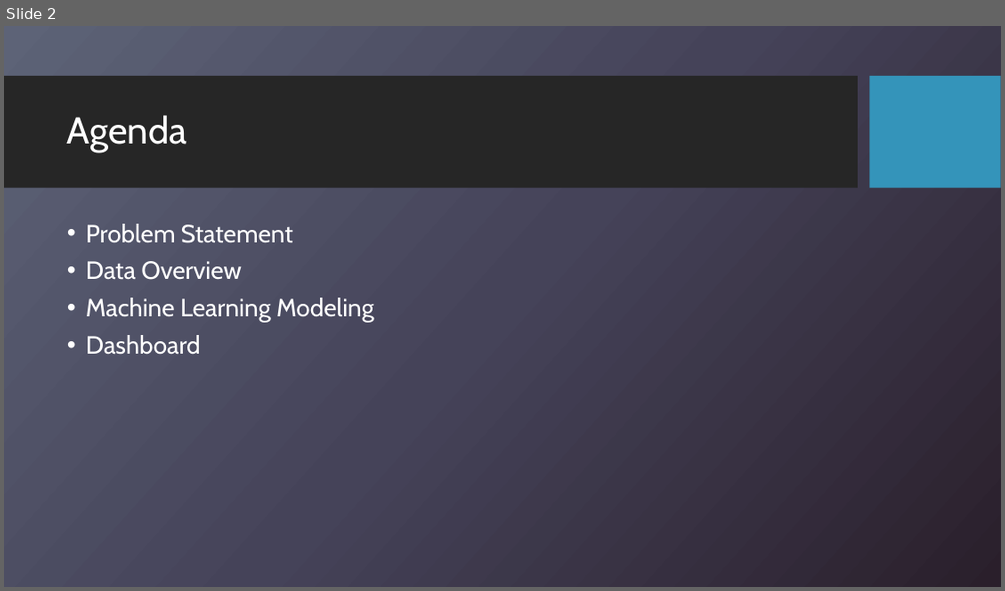
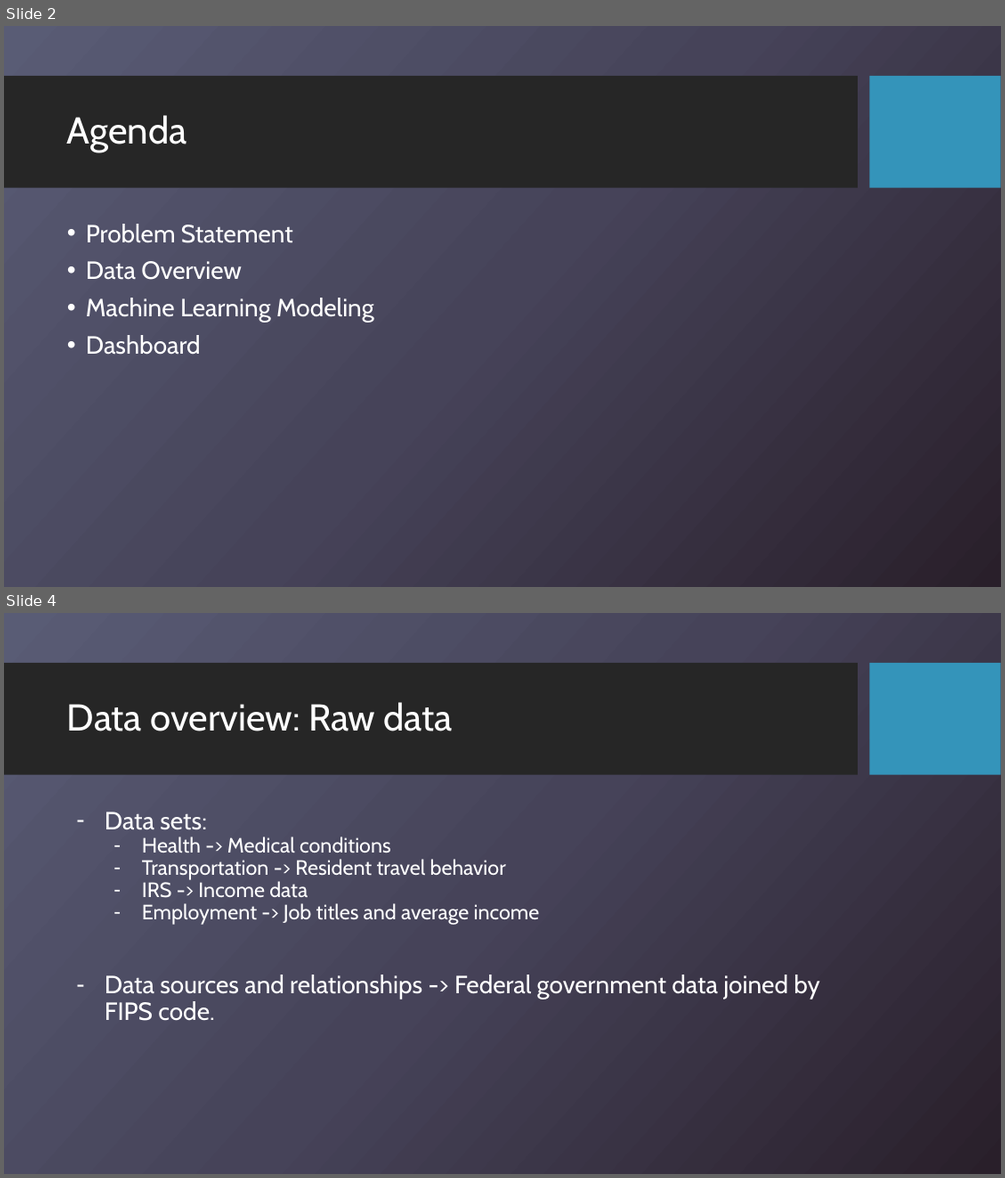
Before and after one commit to bpietrancosta/Our-Project, a slide deck: Group 2 Bootcamp Final Project - Depression Rate Predictions.pptx. Shown one above the other, each under a label of ours: slide 2 before the commit, slides 2 and 4 after it; the slides between them are not shown. The pictures are 1005x591 and 1005x1178 pixels, drawn with LibreOffice and Linux fonts; fonts in the diff are those of the drawing; background and template pictures are left out. Boxes give left, top, right and bottom in pixels: in the first picture for what was removed or moved away, otherwise in the second. Text is boxed around its words. In the diff, an @@ line names an element or a change of style, - is before the commit and + after.

```diff
--- a/Group 2 Bootcamp Final Project - Depression Rate Predictions.pptx
+++ b/Group 2 Bootcamp Final Project - Depression Rate Predictions.pptx
@@ slide 4 added at (4,613,1001,1174), background picture (left out); not listed: 2 template elements that a slide beside it also shows @@
@@ title added at (67,702,453,731), 36 pt, text #FFFFFF @@
+Data overview: Raw data
@@ text added at (105,811,819,1021), 20 pt, text #FFFFFF @@
+– Data sets:
+  – Health -> Medical conditions
+  – Transportation -> Resident travel behavior
+  – IRS -> Income data
+  – Employment -> Job titles and average income
+– Data sources and relationships -> Federal government data joined by FIPS code.
```
Also in this commit, not shown: 2 other slides changed, 3 other slides added.
